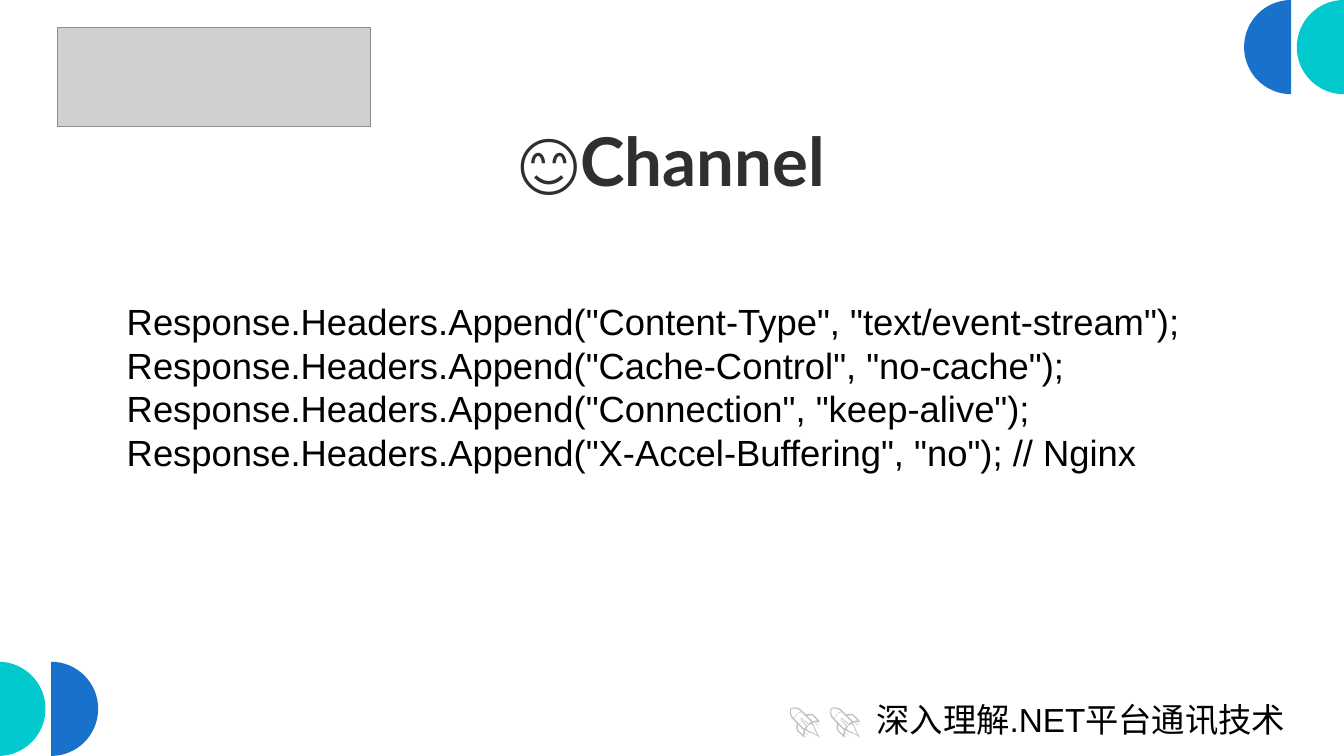
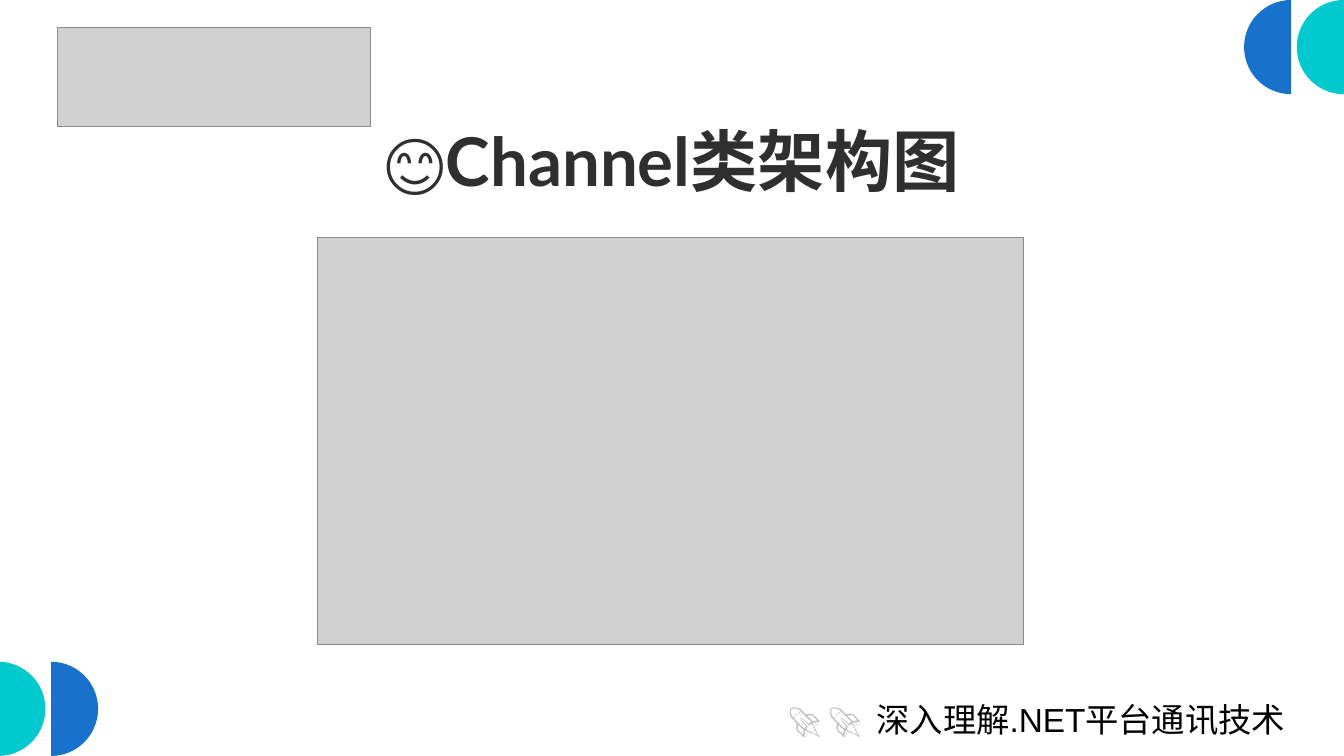
Before and after one commit to scottfly189/dotnet_net_course, a slide deck: slide 11 of src/8.SseDemo/sse_server.odp (slide 10 before the commit). Drawn at 1344x756 pixels with LibreOffice and Linux fonts; fonts in the diff are those of the drawing; grey boxes stand for pictures. Boxes give left, top, right and bottom in pixels: in the first picture for what was removed or moved away, otherwise in the second. Text is boxed around its words. In the diff, an @@ line names an element or a change of style, - is before the commit and + after.

```diff
--- a/src/8.SseDemo/sse_server.odp
+++ b/src/8.SseDemo/sse_server.odp
@@ title at [580, 136, 825, 187]: text changed @@
-😊Channel
+😊Channel类架构图
@@ picture added at [317, 237, 1024, 644] @@
@@ text removed at [127, 308, 1179, 474] @@
-Response.Headers.Append("Content-Type", "text/event-stream");
-Response.Headers.Append("Cache-Control", "no-cache");
-Response.Headers.Append("Connection", "keep-alive");
-Response.Headers.Append("X-Accel-Buffering", "no"); // Nginx
```
Also in this commit, not shown: 8 other slides changed, 1 slide added, 5 other files.
